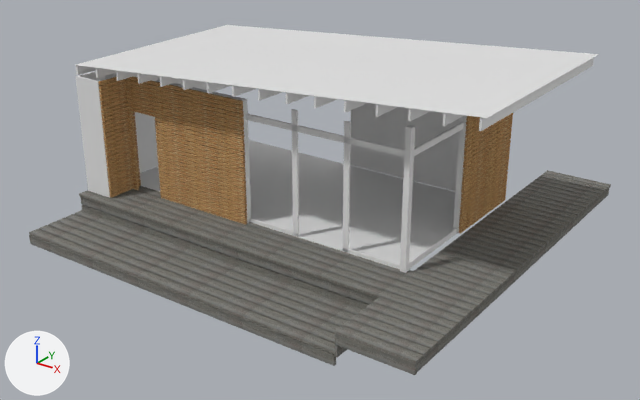
One commit to the Blender file exterior.blend: the scene before it, then after it.
Before and after are seen from a camera (50 mm lens) standing at (8.23, -8.85, 5.53) and looking at (1.32, 0.78, 0.45). The axes (+X, +Y, +Z) are drawn at lower left. The lights are the same throughout.
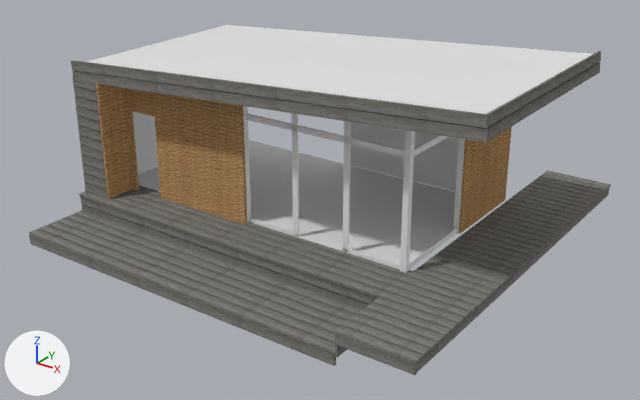
What differs and where, as boxes (x1, y1, x2, y2) in the pictures (640 x 400 px):
'Cube.015', added
    after: (71, 60, 489, 199)
'Cube.010', moved
    before: (98, 77, 141, 198)
    after: (96, 82, 138, 199)
'Cube.016', added
    after: (487, 51, 601, 141)
'Cube.013', unchanged, covered by the edit
    before: (75, 71, 207, 198)
    after: (133, 112, 159, 182)
'Cube.014', unchanged, covered by the edit
    before: (76, 58, 594, 131)

The change, as a diff of the scene's bpy script:
```diff
--- a/exterior.blend.py
+++ b/exterior.blend.py
@@ me_cube_015 @@
+me_cube_015.from_pydata(...)  # 112 vertices, 84 faces; spans x -25.3..1.0, y -1.0..34.1, z -1.0..1.0
+me_cube_015.materials.append(mat_material)  # picture img_texturescom_woodfine0030_2_m_jpg
@@ ob_cube_010 @@
 ob_cube_010 = bpy.data.objects.new('Cube.010', me_cube_010)
-ob_cube_010.location = (-1.47, 0.44, 0.34)
+ob_cube_010.location = (-1.47, 0.39, 0.34)
 ob_cube_010.rotation_euler = (0.0, 0.0, -1.571)  # degrees (0, 0, -90)
@@ ob_cube_015 @@
+ob_cube_015 = bpy.data.objects.new('Cube.015', me_cube_015)
+ob_cube_015.location = (-1.74, -0.73, 0.37)
+ob_cube_015.rotation_euler = (1.571, 0.0, 0.0)  # degrees (90, 0, 0)
+ob_cube_015.scale = (-0.249, 0.0693, 0.0201)
@@ ob_cube_016 @@
+ob_cube_016 = bpy.data.objects.new('Cube.016', me_cube.copy())  # the mesh of ob_cube
+ob_cube_016.location = (4.52, 0.97, 2.51)
+ob_cube_016.rotation_euler = (1.514, 0.0, 1.571)  # degrees (87, 0, 90)
+ob_cube_016.scale = (1.67, 0.0662, 0.0167)
+_m = ob_cube_016.modifiers.new('Array', 'ARRAY')
+_m.constant_offset_displace = (0.0, 0.0, 0.0)
+_m.relative_offset_displace = (0.0, 1.15, 0.0)
```
